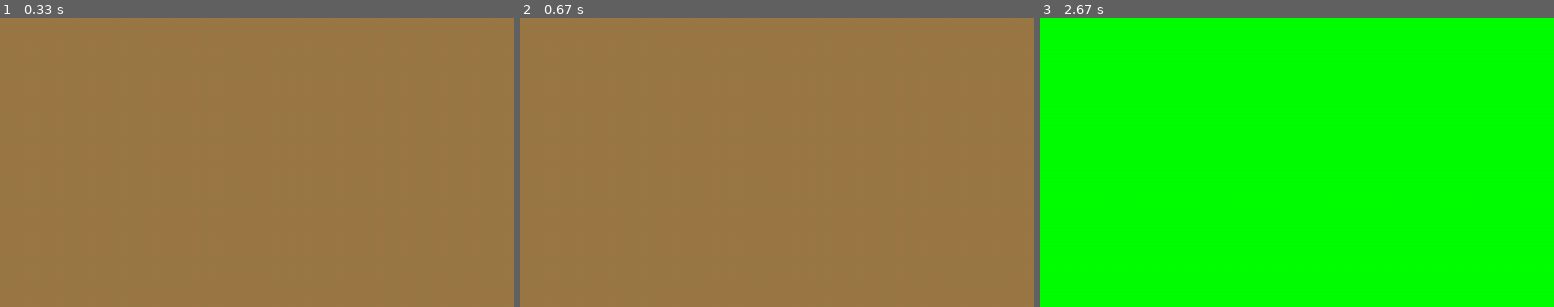
Above: before the commit, frames 1-3 (left to right).
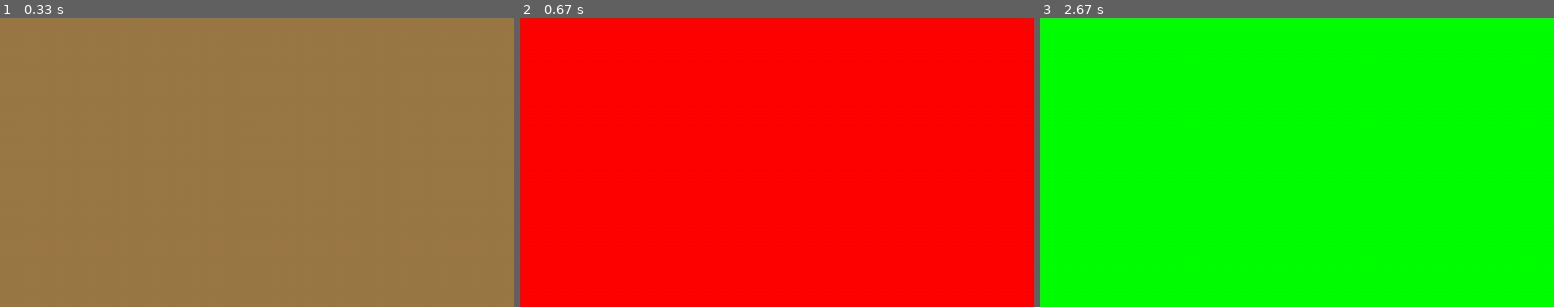
Above: after the commit, the same moments.

Repository: thibault-caron/pendu
Game: pygame game, started from main.py
Two runs of this game, one before a commit and one after it. Both use one fixed random seed, a clock stepped at 60 frames per second and the inputs below.
Inputs:
- Up to frame 1 (0.33 s): no input
- Up to frame 2 (0.67 s): hold R from 0.33 s (still down); hold D from 0.33 s (still down)
- Up to frame 3 (2.67 s): release R at 0.8 s; release D at 0.8 s; hold P 0.83-1.3 s; hold D 0.83-1.3 s; tap V at 2.33 s

Frame 1 is identical in both runs. In frame 2, 100% of the frame differs, in the area x 0-100%, y 0-100%; in frame 3, nothing differs.

Commit message:
refactor: try 'render' functionality from pygame

Diff:
--- a/main.py
+++ b/main.py
@@ -44,7 +44,7 @@
 FPS = pygame.time.Clock()
 
 
-def main():
+def main(police):
     """"""
     en_cours = True
     couleur = couleur_arriere_plan
@@ -58,11 +58,12 @@
             if evenement.type == pygame.KEYDOWN:
                 if evenement.key == pygame.K_r:
                     couleur = ROUGE
+                    ecran.fill(couleur)
                 elif evenement.key == pygame.K_v:
                     couleur = VERT
                     ecran.fill(couleur)
-                elif evenement.key == pygame.K_1:
-                    police.render("Placeholder lance partie")
+                elif evenement.key == pygame.K_p:
+                    police.render("Placeholder lance partie", True, (0,0,138))
 
         pygame.display.update()
         FPS.tick(60)
@@ -74,4 +75,4 @@
 
     # nouveau_mot = "tuyau"
     # ajouter_mot(fichier_mots, nouveau_mot)
-    main()
+    main(police)
